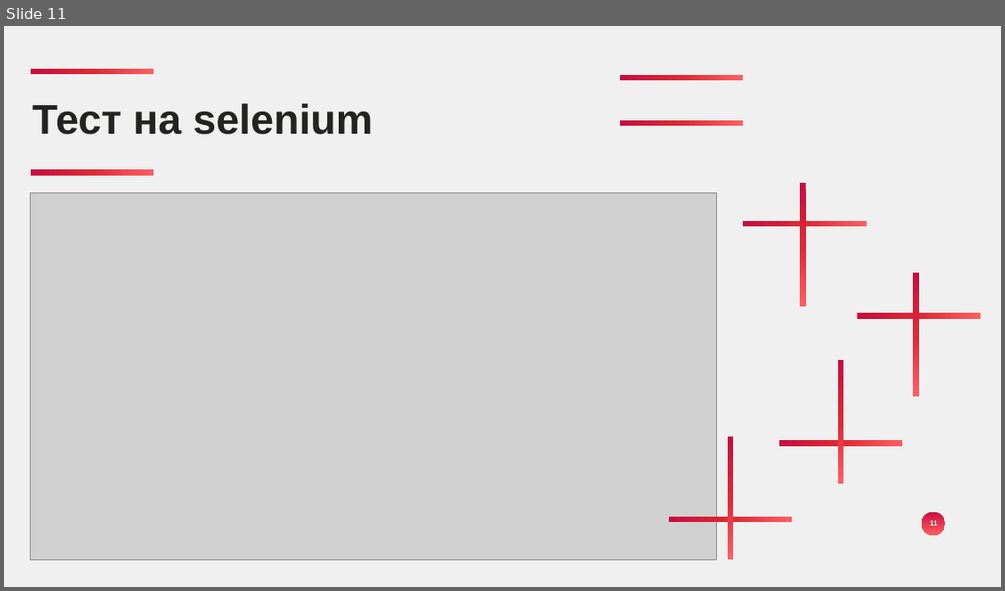
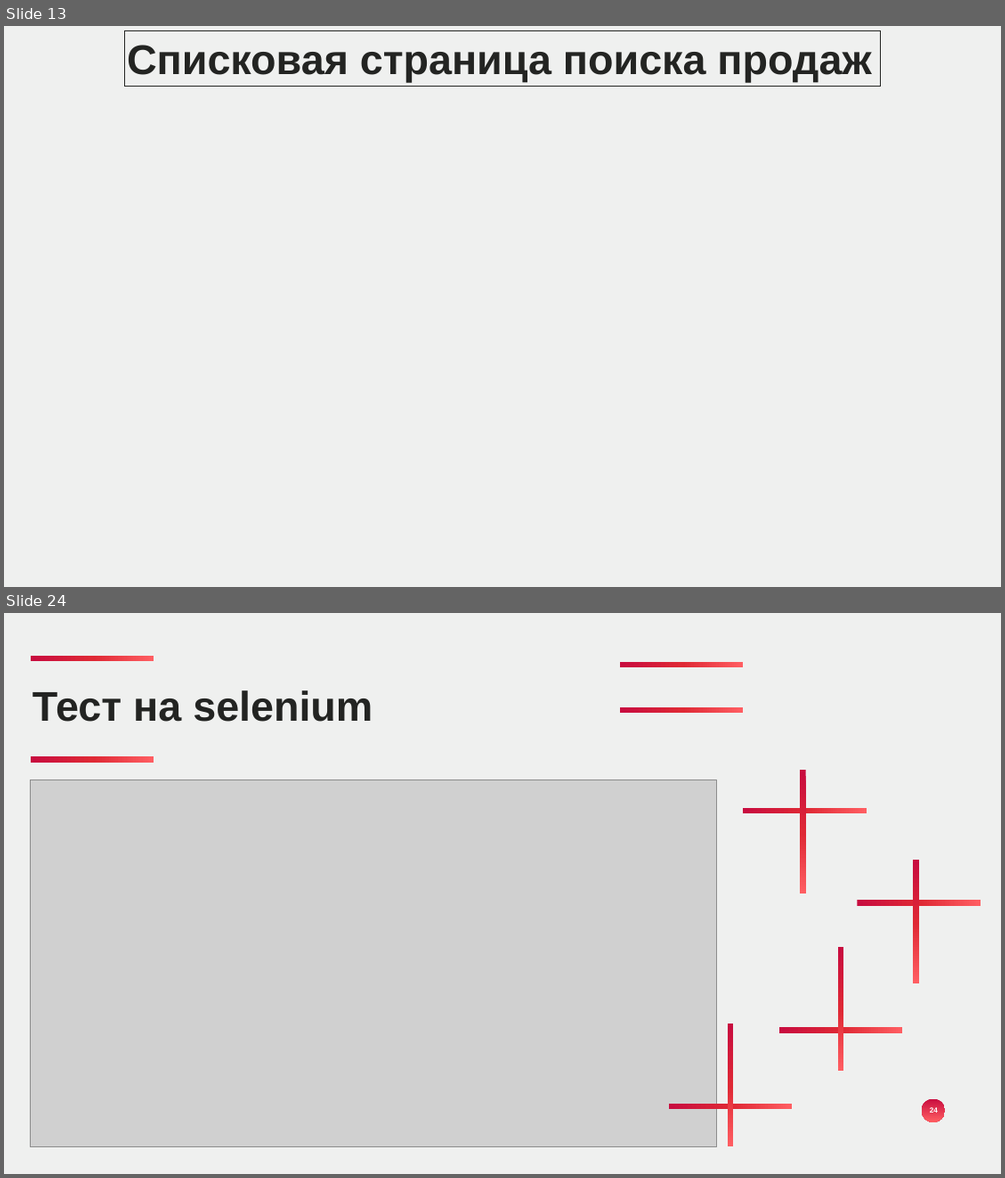
Before and after one commit to Slowpool/diploma-musical-shop-, a slide deck: OuterData/Махницкий диплом.pptx. Shown one above the other, each under a label of ours: slide 11 before the commit, slides 13 and 24 after it; the slides between them are not shown. The pictures are 1005x591 and 1005x1178 pixels, drawn with LibreOffice and Linux fonts; fonts in the diff are those of the drawing; grey boxes stand for pictures; background and template pictures are left out. Boxes give left, top, right and bottom in pixels: in the first picture for what was removed or moved away, otherwise in the second. Text is boxed around its words. In the diff, an @@ line names an element or a change of style, - is before the commit and + after.

```diff
--- a/OuterData/Махницкий диплом.pptx
+++ b/OuterData/Махницкий диплом.pptx
@@ slide 13 added at [4, 26, 1001, 587], background picture (left out) @@
@@ rectangle added at [125, 31, 880, 86], outline #232422 1 pt, 80 pt, text #232422, bold @@
+Списковая страница поиска продаж
@@ what was slide 11 is now slide 24 @@
@@ page number at [930, 1107, 938, 1112]: text changed @@
-11
+24
```
Also in this commit, not shown: 2 slides changed, 13 other slides added, 1 other file.
